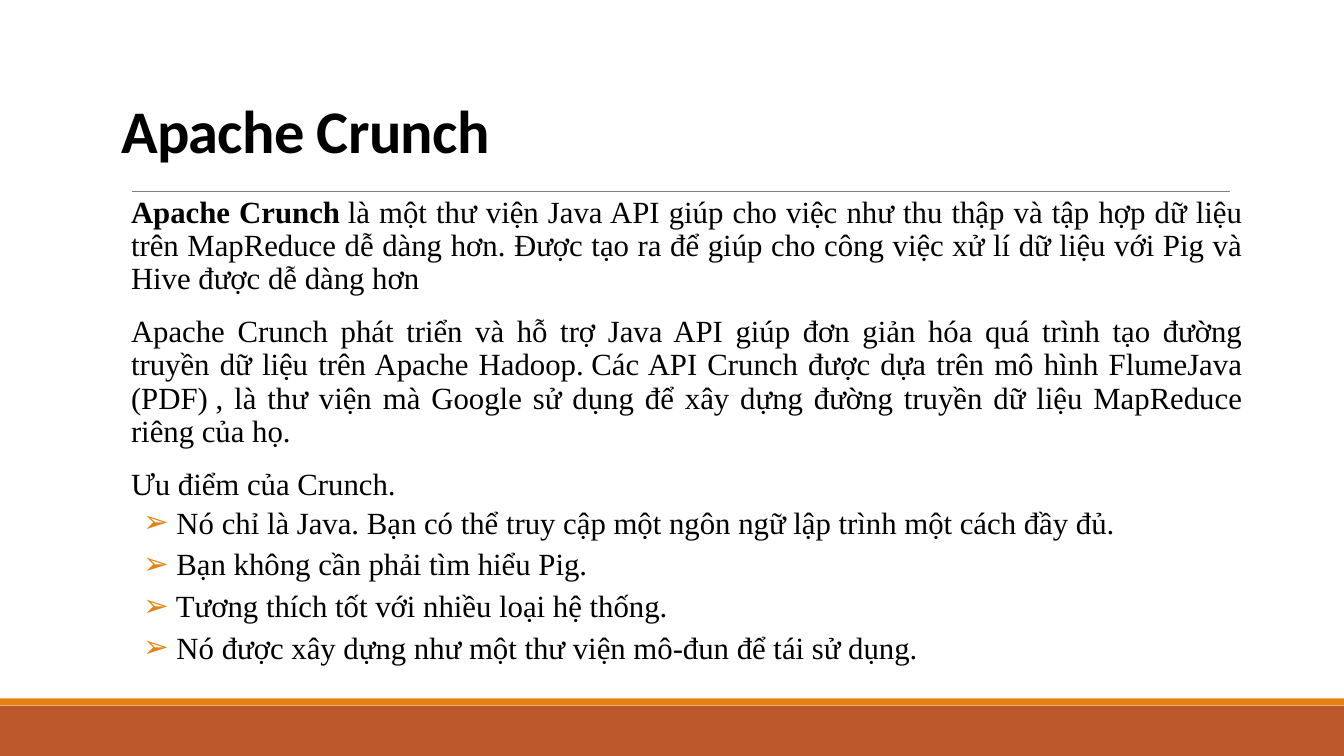
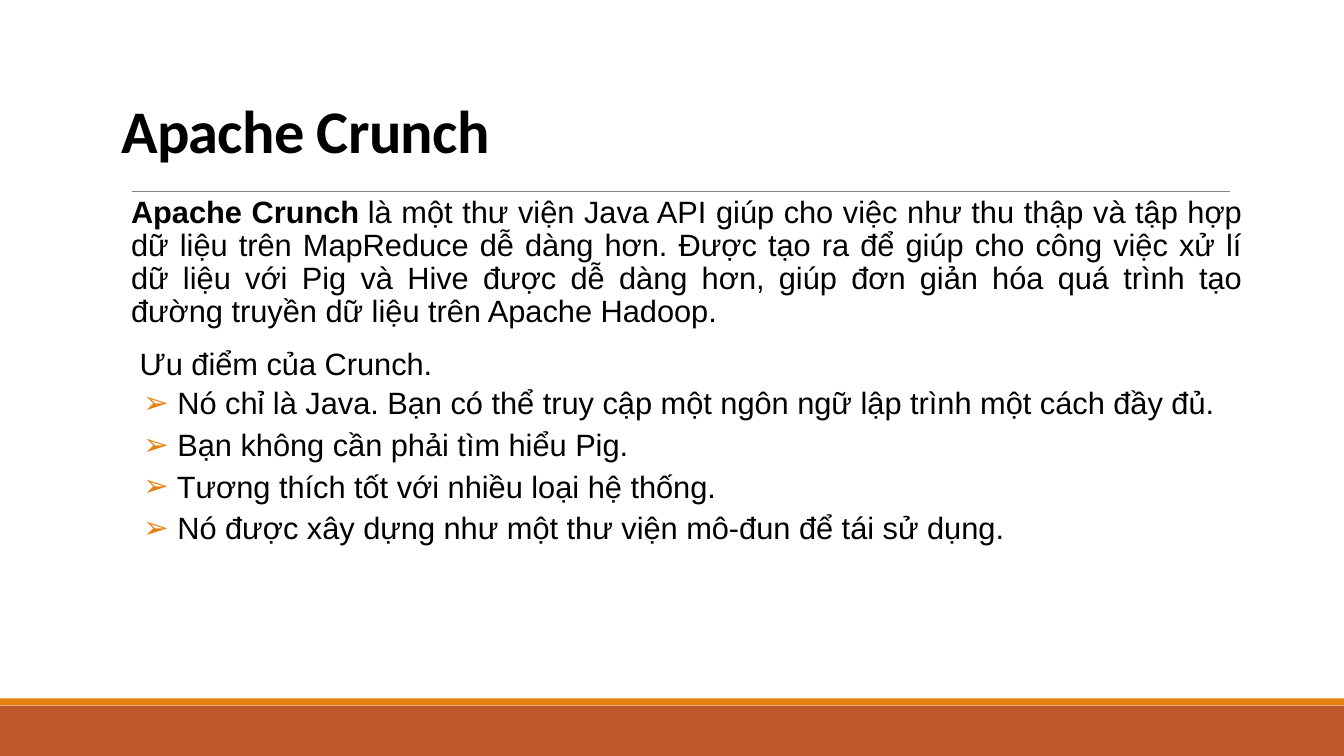
Before and after one commit to sonnv56/Mon-CVDHD-2014, a slide deck: slide 4 of Ngo_Van_Hieu/Xây dựng ứng dụng Với Hadoop.pptx. Drawn at 1344x756 pixels with LibreOffice and Linux fonts; fonts in the diff are those of the drawing. Boxes give left, top, right and bottom in pixels: in the first picture for what was removed or moved away, otherwise in the second. Text is boxed around its words. In the diff, an @@ line names an element or a change of style, - is before the commit and + after.

```diff
--- a/Ngo_Van_Hieu/Xây dựng ứng dụng Với Hadoop.pptx
+++ b/Ngo_Van_Hieu/Xây dựng ứng dụng Với Hadoop.pptx
@@ text at box(131, 200, 1242, 328): text changed; font Times New Roman to Arial @@
-    Apache Crunch là một thư viện Java API giúp cho việc như thu thập và tập hợp dữ liệu trên MapReduce dễ dàng hơn. Được tạo ra để giúp cho công việc xử lí dữ liệu với Pig và Hive được dễ dàng hơn
-  Apache Crunch phát triển và hỗ trợ Java API giúp đơn giản hóa quá trình tạo đường truyền dữ liệu trên Apache Hadoop. Các API Crunch được dựa trên mô hình FlumeJava (PDF) , là thư viện mà Google sử dụng để xây dựng đường truyền dữ liệu MapReduce riêng của họ.
+    Apache Crunch là một thư viện Java API giúp cho việc như thu thập và tập hợp dữ liệu trên MapReduce dễ dàng hơn. Được tạo ra để giúp cho công việc xử lí dữ liệu với Pig và Hive được dễ dàng hơn, giúp đơn giản hóa quá trình tạo đường truyền dữ liệu trên Apache Hadoop.
@@ text at box(140, 351, 1214, 545): font Times New Roman to Arial in "Ưu điểm của Crunch.", "Nó chỉ là Java. Bạn có thể ...", "Bạn không cần phải tìm hiểu Pig.", "Tương thích tốt với nhiều loại hệ ..." and 1 more places; alignment left to justified; list level 1 to 2 in "Ưu điểm của Crunch." @@
```
Also in this commit, not shown: 6 other slides changed, 1 other file.
